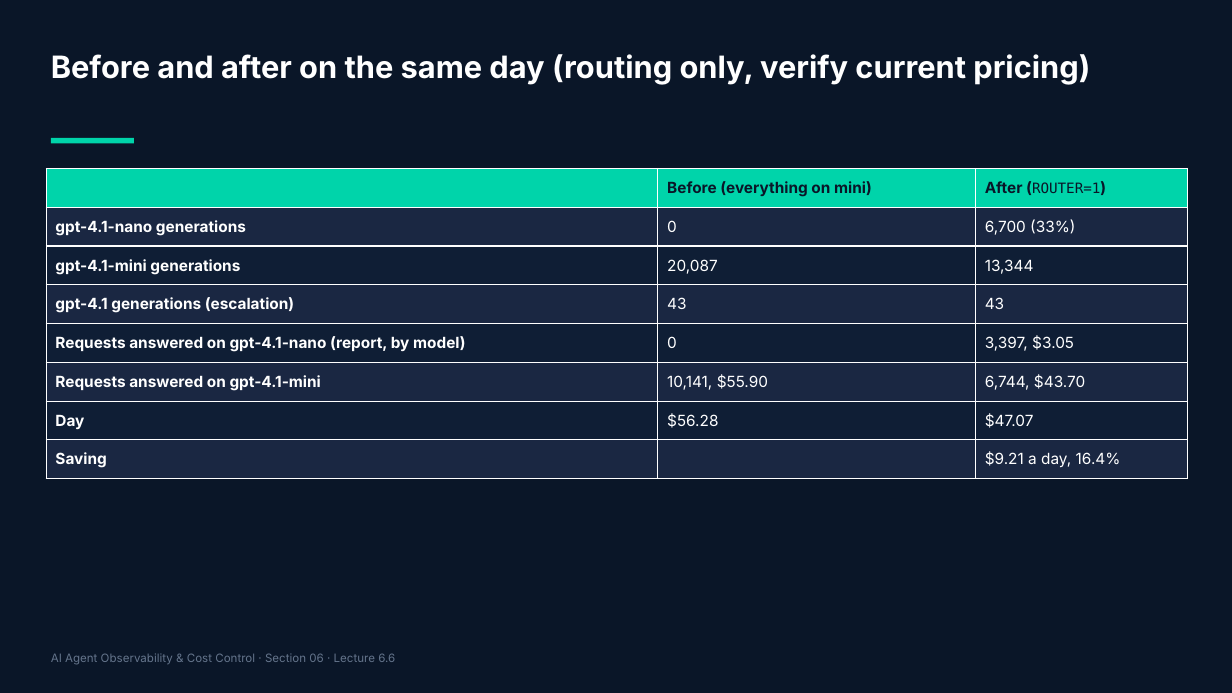
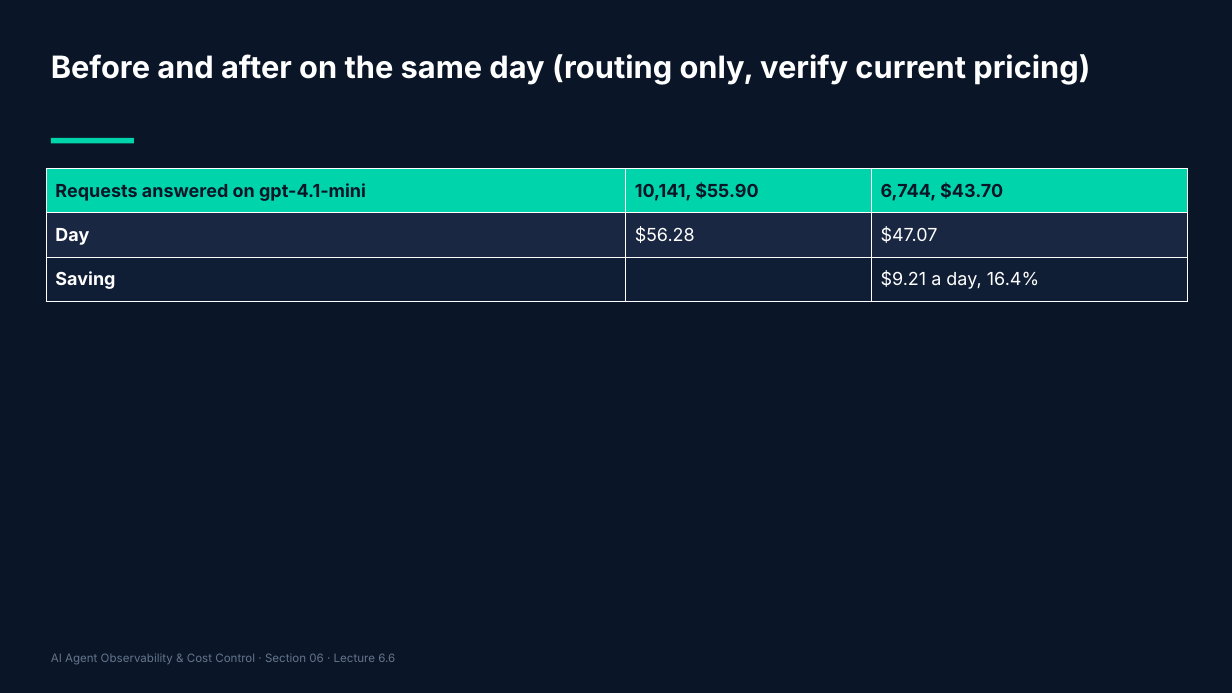
Before and after one commit to adithyagithub27/Course, a slide deck: slide 39 of agent-observability-course/10-graphics/slides/section-06.pptx. Drawn at 1232x693 pixels with LibreOffice and Linux fonts; fonts in the diff are those of the drawing. Boxes give left, top, right and bottom in pixels: in the first picture for what was removed or moved away, otherwise in the second. Text is boxed around its words. In the diff, an @@ line names an element or a change of style, - is before the commit and + after.

```diff
--- a/agent-observability-course/10-graphics/slides/section-06.pptx
+++ b/agent-observability-course/10-graphics/slides/section-06.pptx
@@ table at (x1=46, y1=168, x2=1188, y2=301) @@
-row 1:  | Before (everything on mini) | After (ROUTER=1)
-row 2: gpt-4.1-nano generations | 0 | 6,700 (33%)
-row 3: gpt-4.1-mini generations | 20,087 | 13,344
-row 4: gpt-4.1 generations (escalation) | 43 | 43
-row 5: Requests answered on gpt-4.1-nano (report, by model) | 0 | 3,397, $3.05
```
Also in this commit, not shown: 22 other files.
